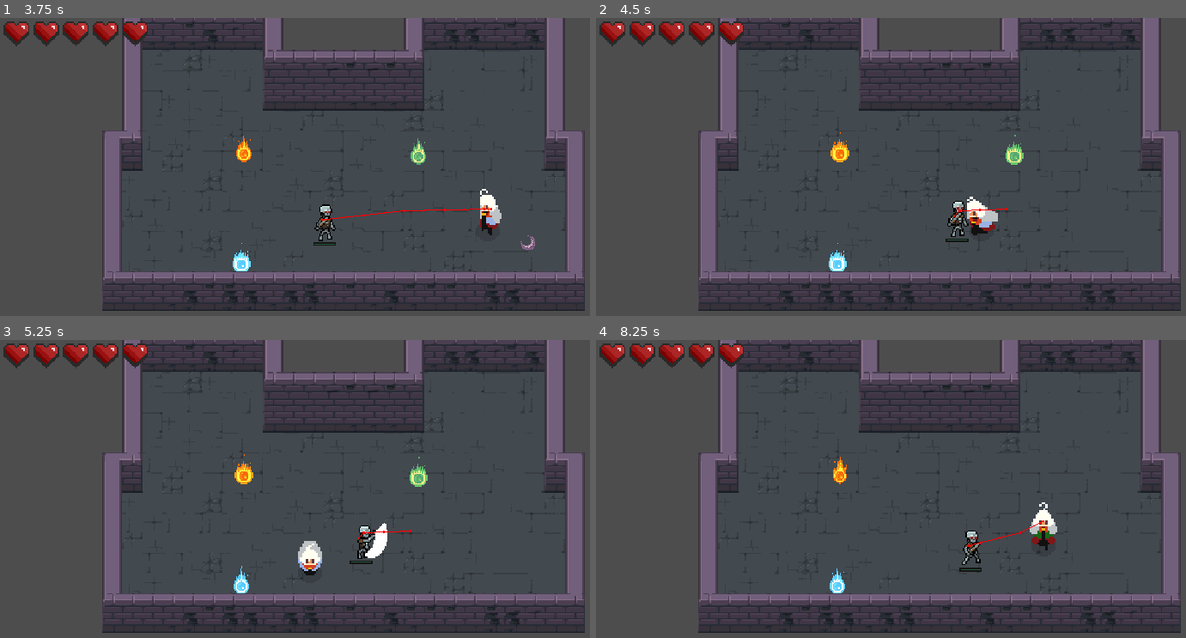
Above: before the commit, frames 1-4 (two rows, left to right).
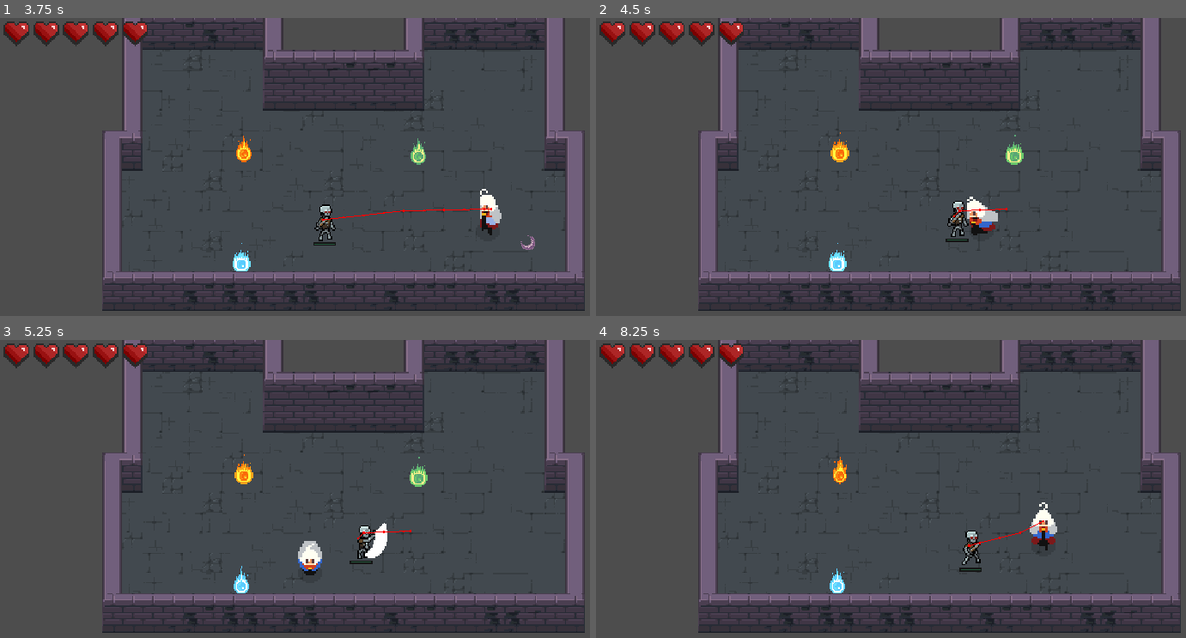
Above: after the commit, the same moments.

Repository: GuusOomen/Arcane-Dungeons-Trials-of-the-Elements
Game: Godot game, scene res://main.tscn
Two runs of this game, one before a commit and one after it. Both use one fixed random seed, a clock stepped at 60 frames per second and the inputs below.
Inputs (mouse positions are in pixels of both pictures, inside the frame that each line leads up to):
- Up to frame 1 (3.75 s): move the mouse to (495, 190) at 0.52 s; hold D (right) 0.53-1.28 s; tap Shift (roll) at 0.6, 2.3 s; tap Mouse wheel down (scroll_down) at 0.8, 1.35, 3.05 s; move the mouse to (206, 229) at 1.27 s; hold S (down) 1.28-2.03 s; tap Mouse wheel up (scroll_up) at 1.55, 2.1 s; move the mouse to (413, 125) at 2.02 s; hold D (right) 2.03-2.78 s; move the mouse to (306, 289) at 2.77 s; hold W (up) 2.78-3.53 s; tap Space (attack) at 2.85 s; move the mouse to (548, 268) at 3.52 s; hold A (left) from 3.53 s (still down); click (548, 268) at 3.6 s
- Up to frame 2 (4.5 s): keep holding A (left); tap Mouse wheel up (scroll_up) at 3.8 s; move the mouse to (731, 152) at 4.27 s; tap Ctrl (dash) at 4.35 s
- Up to frame 3 (5.25 s): tap Shift (roll) at 4.55, 5.1 s; move the mouse to (377, 533) at 5.02 s; release A (left) at 5.03 s; hold S (down) from 5.03 s (still down)
- Up to frame 4 (8.25 s): tap Mouse wheel down (scroll_down) at 5.3, 5.85, 7.55, 8.1 s; move the mouse to (837, 435) at 5.77 s; release S (down) at 5.78 s; hold D (right) 5.78-6.53 s; tap Mouse wheel up (scroll_up) at 6.05, 6.6 s; move the mouse to (1091, 512) at 6.52 s; hold W (up) 6.53-7.28 s; tap Shift (roll) at 6.8, 7.35 s; move the mouse to (802, 551) at 7.27 s; hold D (right) 7.28-8.03 s; move the mouse to (1009, 447) at 8.02 s; hold S (down) from 8.03 s (still down)

Frame 1 is identical in both runs. In frame 2, less than 0.1% of the frame differs, in the area x 64-68%, y 68-71%; in frame 3, less than 0.1%, in the area x 50-55%, y 73-78%; in frame 4, less than 0.1%.

Commit message:
Able to change type with mouse wheel

Diff:
--- a/Character_controls.gd
+++ b/Character_controls.gd
@@ -1,12 +1,12 @@
 extends CharacterBody2D
 
-var projectiles := {
-	Types.Projectile.DEFAULT: preload("res://projectile/projectile.tscn"),
-	Types.Projectile.FIRE: preload("res://projectile/projectile-fire.tscn"),
-	Types.Projectile.WATER: preload("res://projectile/projectile-water.tscn"),
-	Types.Projectile.EARTH: preload("res://projectile/projectile-earth.tscn"),
-	Types.Projectile.WIND: preload("res://projectile/projectile-wind.tscn"),
-}
+var projectiles := [
+	preload("res://projectile/projectile.tscn"),
+	preload("res://projectile/projectile-fire.tscn"),
+	preload("res://projectile/projectile-water.tscn"),
+	preload("res://projectile/projectile-earth.tscn"),
+	preload("res://projectile/projectile-wind.tscn")
+]
 
 # Constants for various actions
 const SPEED = 200.0
@@ -40,7 +40,7 @@
 var health = 5
 
 var char_type = 0
-var types = {char_type : null}
+var types = []
 # variables to track upgrades
 var dash_upgraded = false
 
@@ -50,10 +50,6 @@
 	var hearts_parent = $HUD/CanvasLayer/HBoxContainer
 	for child in hearts_parent.get_children():
 		hearts_list.append(child)
-
-#func get_input():
-	#var input_direction := Input.get_vector("left", "right", "up", "down")
-	#velocity = input_direction * SPEED
 
 func _physics_process(delta: float) -> void:
 	if is_dead:
@@ -123,12 +119,12 @@
 		if Input.is_action_just_pressed("attack"):
 			perform_attack()
 		if Input.is_action_just_pressed("scroll_up"):
-			print(types)
-			#change_type()
+			if len(types) > 1:
+				change_type(types[(types.find(char_type,0) + 1) % len(types)])
+
 		if Input.is_action_just_pressed("scroll_down"):
-			char_type
-			print(len(types))
-			#change_type()
+			if len(types) > 1:
+				change_type(types[(types.find(char_type,0) + 1) % len(types)])
 
 		# Dash and Roll
 		if Input.is_action_just_pressed("dash"):
@@ -195,7 +191,8 @@
 	get_tree().reload_current_scene()
 
 func change_type(type):
-	types[type] = null
+	if not type in types:
+		types.append(type)
 	char_type = type
 	var material = $AnimatedSprite2D.material
 	match type:
--- a/orb.gd
+++ b/orb.gd
@@ -8,7 +8,6 @@
 	var water = $"AnimatedSprite2D-water"
 	var earth = $"AnimatedSprite2D-earth"
 	var wind = $"AnimatedSprite2D-wind"
-	print(type)
 	match type:
 		Types.Projectile.FIRE:
 			fire.show()
